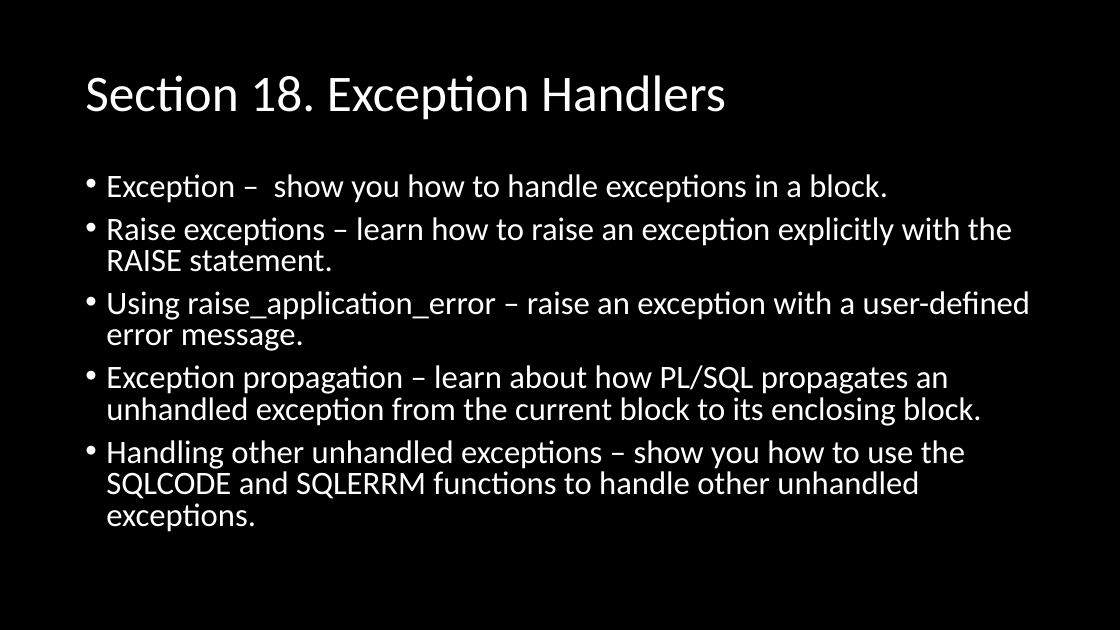
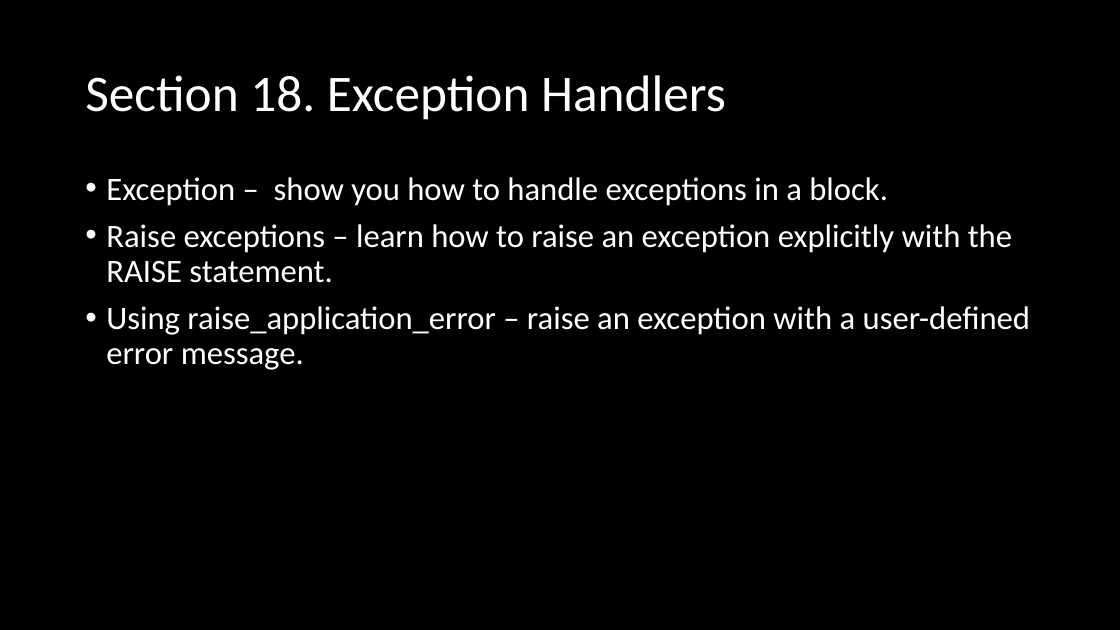
Before and after one commit to vivek-gohil/BharatBank-Oracle, a slide deck: slide 36 of Oracle-Vivek Gohil.pptx. Drawn at 1120x630 pixels with LibreOffice and Linux fonts; fonts in the diff are those of the drawing. Boxes give left, top, right and bottom in pixels: in the first picture for what was removed or moved away, otherwise in the second. Text is boxed around its words. In the diff, an @@ line names an element or a change of style, - is before the commit and + after.

```diff
--- a/Oracle-Vivek Gohil.pptx
+++ b/Oracle-Vivek Gohil.pptx
@@ text "Exception – show you how ..." at (106,177,1030,370): line spacing 0.8 to 0.9 @@
@@ text at (106,365,982,532): paragraphs removed @@
-• Exception propagation – learn about how PL/SQL propagates an unhandled exception from the current block to its enclosing block.
-• Handling other unhandled exceptions – show you how to use the SQLCODE and SQLERRM functions to handle other unhandled exceptions.
```
Also in this commit, not shown: 1 other slide changed, 6 slides added, 1 other file.
